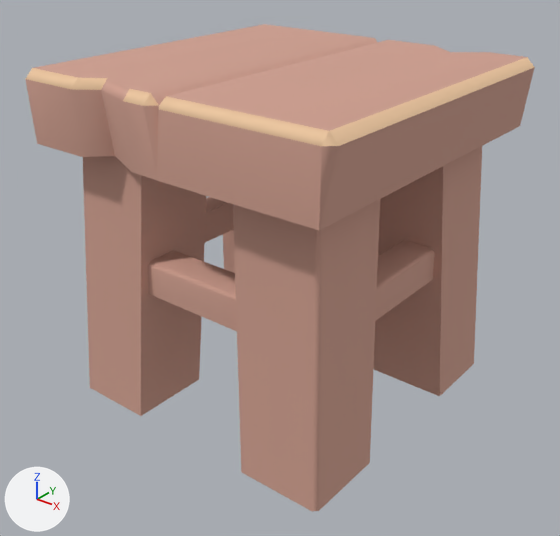
Renders of the glTF model example_game/world/props/table-small.prop/model.glb from each side of a commit.
One viewpoint serves both versions: a camera (50 mm lens) standing at (0.92, -1.173, 0.97) and looking at (0.009, -0.034, 0.264). The axes (+X, +Y, +Z) are drawn at lower left. The lights are the same throughout. The first picture is the older version. Vertices at exactly the same position are counted once.

Before the edit, the objects in view are built like this:
```python
me_model = bpy.data.meshes.new('model')
me_model.from_pydata(...)  # 132 vertices, 192 faces; spans x -0.35..0.35, y -0.35..0.35, z -0.02..0.68
me_model.materials.append(mat_style)
ob_model = bpy.data.objects.new('model', me_model)
ob_model.location = (0.0, 0.0, 0.0)
```
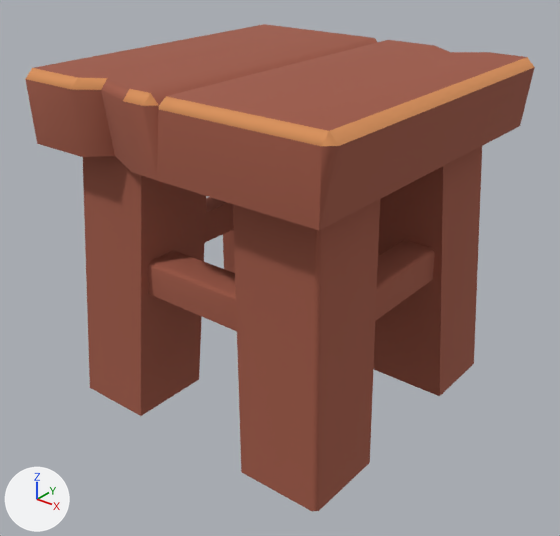
What differs and where, as boxes (x1, y1, x2, y2) in the pictures (560 x 536 px):
part 1 of me_model, recoloured (beige to brown)
    both: (25, 24, 535, 512)
part 2 of me_model, recoloured (beige to orange)
    both: (26, 57, 534, 146)

Edits to the bpy script that builds the scene:
```text
Change me_model:
    where me_model.from_pydata(...)  # 132 vertices, 192 faces; spans x -0.35..0.35, y -0.35..0.35, z -0.02..0.68
    used by ob_model
    me_model part 1: 160 faces centred in x -0.344..0.344, y -0.35..0.35, z -0.02..0.68 are repainted in the vertex colours; the middle colour goes from beige #d0a090 to brown #a05a47
    me_model part 2: 32 faces centred in x -0.344..0.344, y -0.344..0.344, z 0.668..0.674 are repainted in the vertex colours; the middle colour goes from beige #edc7a0 to orange #d9915a
```
